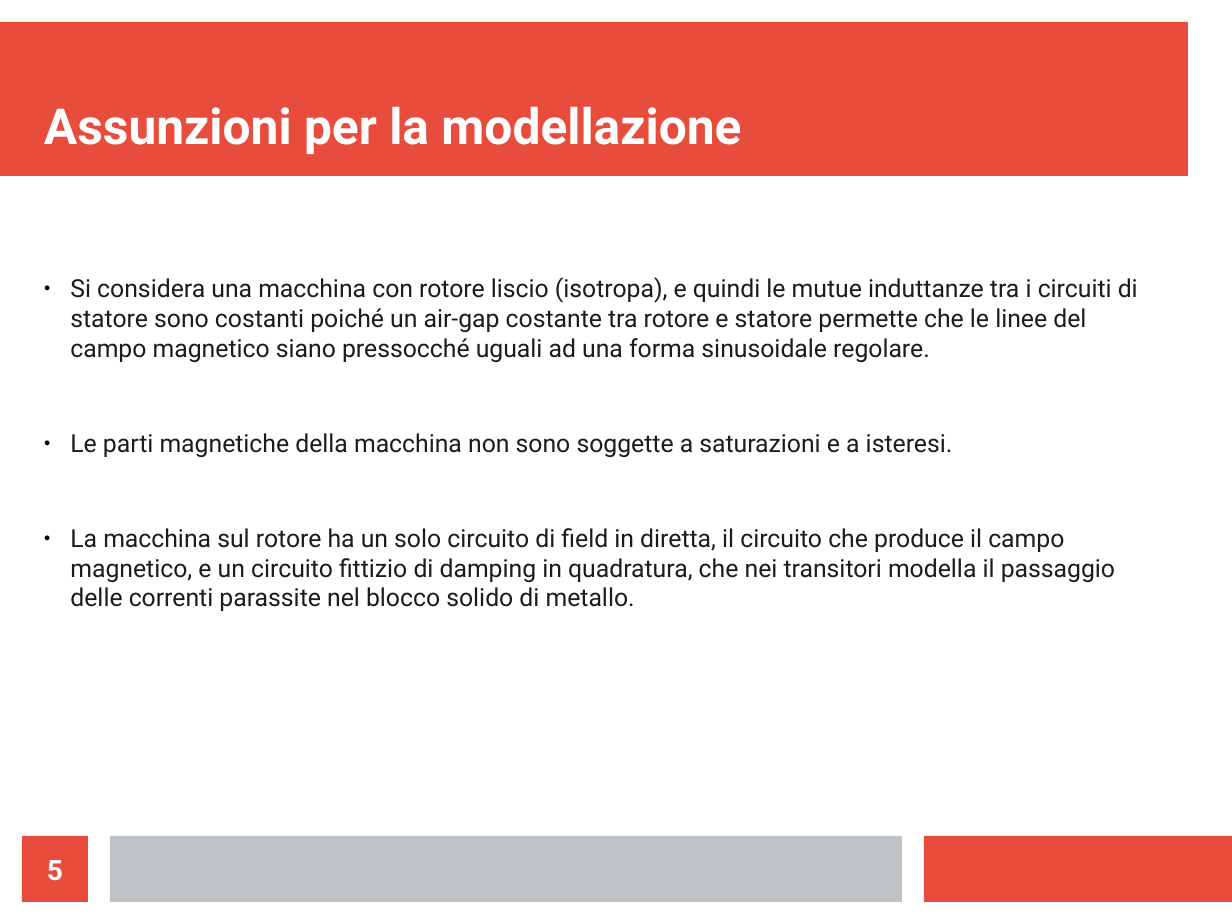
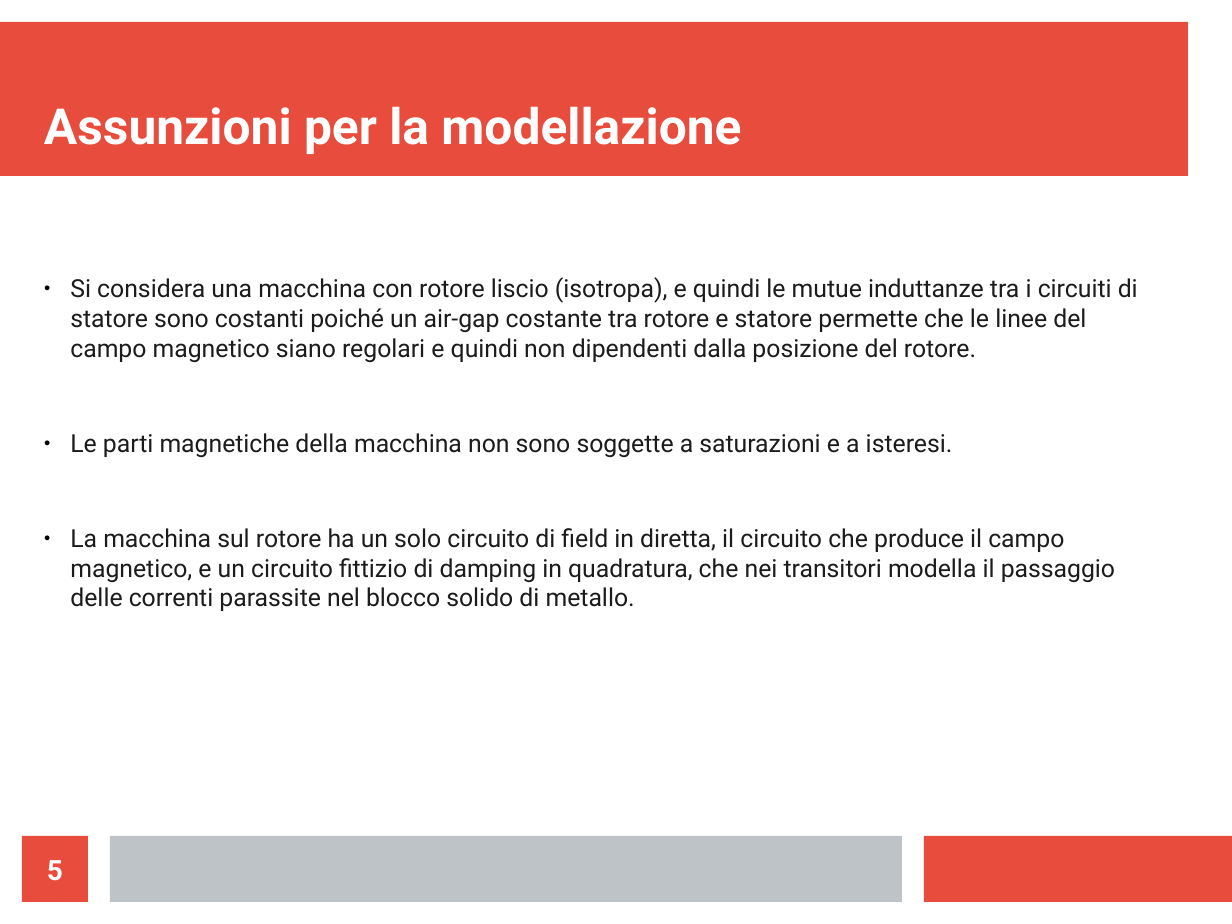
Before and after one commit to LeonardoSalustri/Tesi, a slide deck: slide 5 of Formule_presentazione/Presentazione.odp. Drawn at 1232x924 pixels with LibreOffice and Linux fonts; fonts in the diff are those of the drawing. Boxes give left, top, right and bottom in pixels: in the first picture for what was removed or moved away, otherwise in the second. Text is boxed around its words. In the diff, an @@ line names an element or a change of style, - is before the commit and + after.

```diff
--- a/Formule_presentazione/Presentazione.odp
+++ b/Formule_presentazione/Presentazione.odp
@@ text at [70,277,1138,362]: text changed @@
-● Si considera una macchina con rotore liscio (isotropa), e quindi le mutue induttanze tra i circuiti di statore sono costanti poiché un air-gap costante tra rotore e statore permette che le linee del campo magnetico siano pressocché uguali ad una forma sinusoidale regolare.
+● Si considera una macchina con rotore liscio (isotropa), e quindi le mutue induttanze tra i circuiti di statore sono costanti poiché un air-gap costante tra rotore e statore permette che le linee del campo magnetico siano regolari e quindi non dipendenti dalla posizione del rotore.
```
Also in this commit, not shown: 12 other slides changed, 1 slide added, 1 slide removed, 37 other files.
